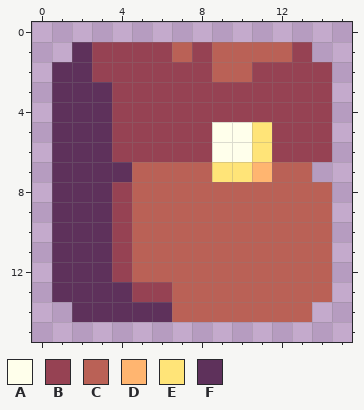
Two versions of one pixel-art sprite, Assets/Sprites/Exported/HUD/Icons/backback-icon.png. The picture above is the old version.
The file is 160x160 pixels, drawn in blocks of 10x10; one block is one cell here.
Palette (. is transparent): A #ffffeb  B #964253  C #ba6156  D #ffb570  E #ffe478  F #5e315b
Pixels before, first column x 1:
 1 .FBBBBCBCCCCB.
 2 FFBBBBBBCCBBBB
 3 FFFBBBBBBBBBBB
 4 FFFBBBBBBBBBBB
 5 FFFBBBBBAAEBBB
 6 FFFBBBBBAAEBBB
 7 FFFFCCCCEEDCC.
 8 FFFBCCCCCCCCCC
 9 FFFBCCCCCCCCCC
10 FFFBCCCCCCCCCC
11 FFFBCCCCCCCCCC
12 FFFBCCCCCCCCCC
13 FFFFBBCCCCCCCC
14 .FFFFFCCCCCCC.
The same view after the edit:
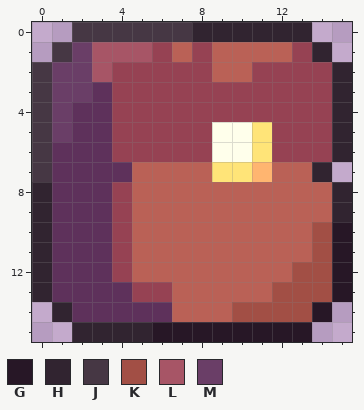
Colours new in this view: G #271726  H #312430  J #463744  K #a24f45  L #a75566  M #6a3e67
Author's note on the commit: 🎨 criando ícone de inventário.
Change:
Changed rows in their new state; - is an unchanged pixel.
first column x 0:
 0 --JJJJJJHHHHHH--
 1 -JMLLL--------H-
 2 JMML-----------H
 3 JMM------------H
 4 JM-------------H
 5 JM-------------H
 6 J--------------H
 7 J-------------H-
 8 H--------------H
 9 H--------------H
10 H-------------KG
11 H-------------KG
12 H------------KKG
13 H-----------KKKG
14 -H--------KKKKG-
15 --HHHHGGGGGGGG--
Where, in picture pixels (left, top, right, bottom), the same in both pictures:
changed: (32, 22, 352, 342)
